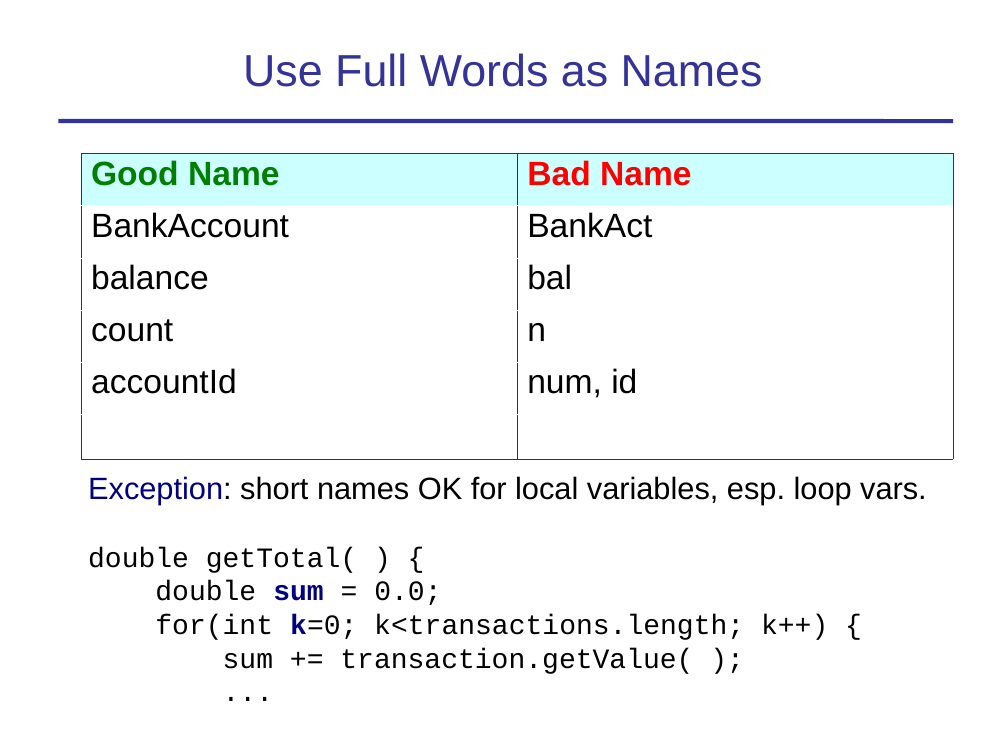
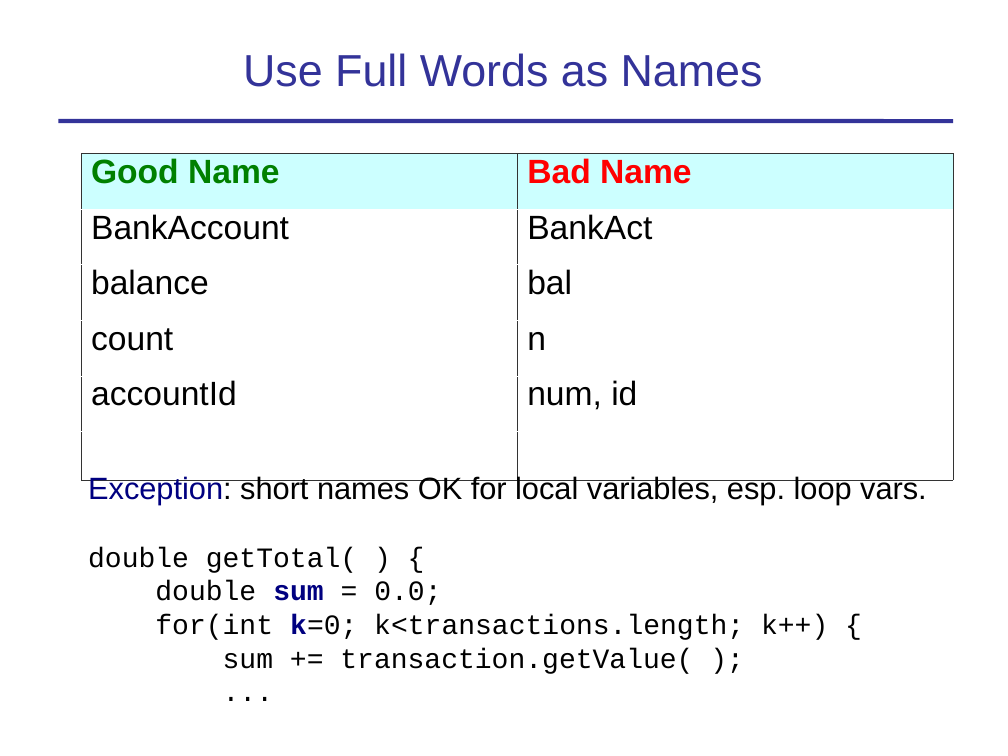
Before and after one commit to skeoop/skeoop.github.io, a slide deck: slide 4 of week1/2-Coding-Standard-and-Javadoc.ppt. Drawn at 1008x756 pixels with LibreOffice and Linux fonts; fonts in the diff are those of the drawing. Boxes give left, top, right and bottom in pixels: in the first picture for what was removed or moved away, otherwise in the second. Text is boxed around its words. In the diff, an @@ line names an element or a change of style, - is before the commit and + after.

```diff
--- a/week1/2-Coding-Standard-and-Javadoc.ppt
+++ b/week1/2-Coding-Standard-and-Javadoc.ppt
@@ table at [82,153,955,480] @@
@@ line spacing 0.89 to 0.84 @@
```
Also in this commit, not shown: 4 other slides changed, 6 other files.
